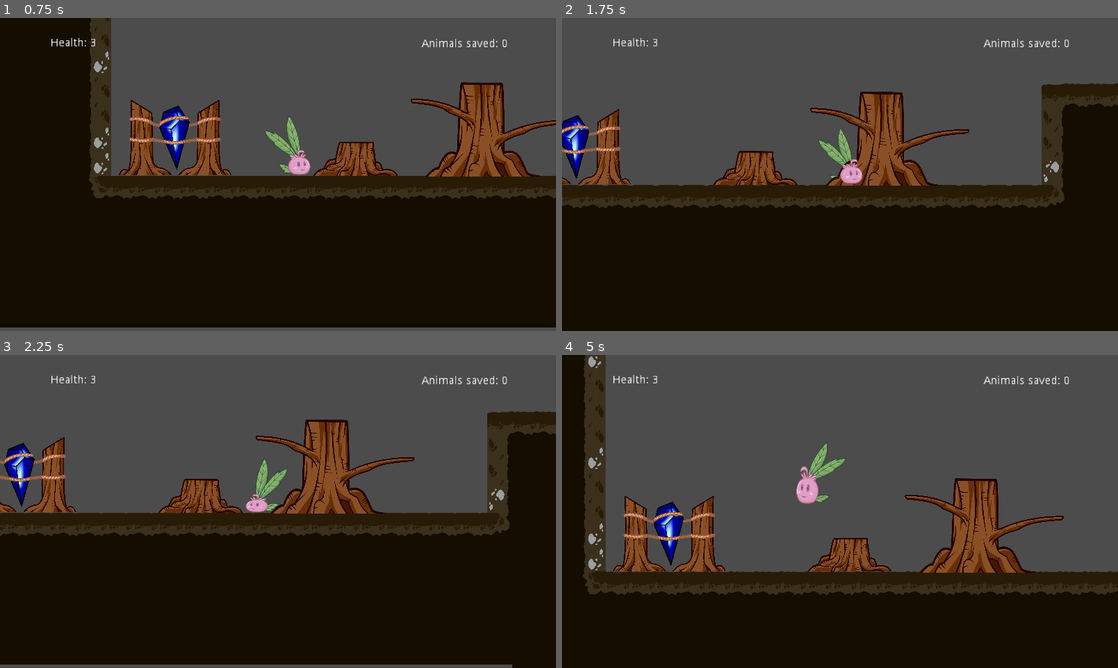
Above: before the commit, frames 1-4 (two rows, left to right).
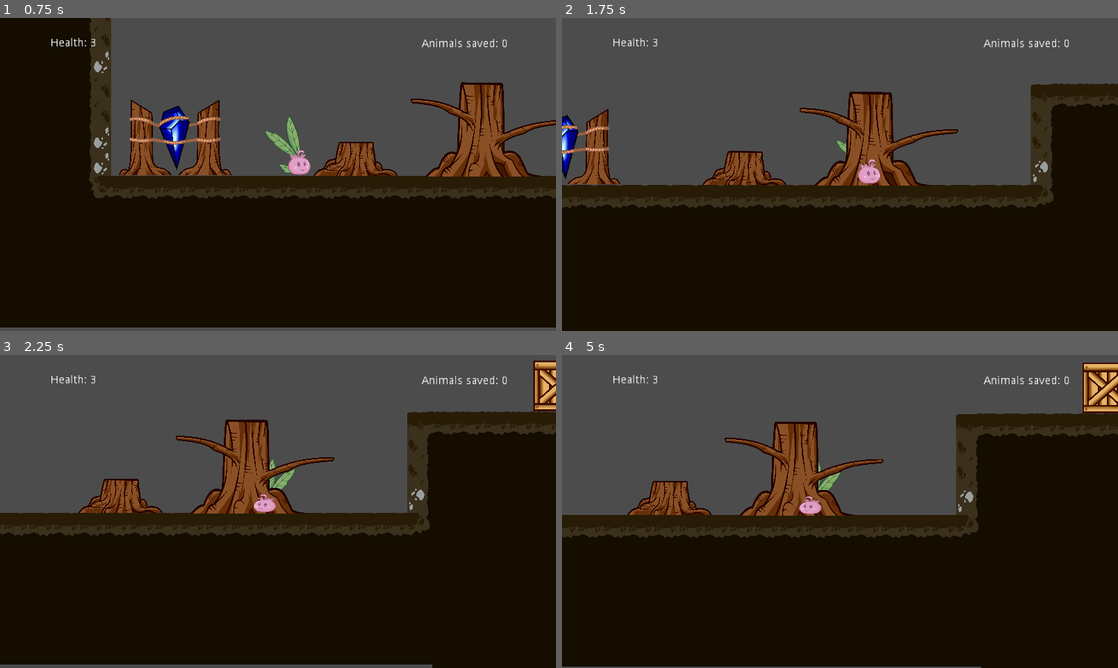
Above: after the commit, the same moments.

Repository: DamianKoch1/OnionsAdventure
Game: Godot game, scene res://Levels/Level 1.tscn
Two runs of this game, one before a commit and one after it. Both use one fixed random seed, a clock stepped at 60 frames per second and the inputs below. The project has no main scene, so this scene is started directly. The engine's default icon, where the game draws it, is replaced by a stand-in: a white triangle on a blue panel in a dark square.
Inputs:
- Up to frame 1 (0.75 s): hold Right (ui_right) from 0.53 s (still down); tap E (push) at 0.6 s
- Up to frame 2 (1.75 s): keep holding Right (ui_right); tap Space (jump) at 0.77, 1.52 s; tap E (push) at 1.35 s
- Up to frame 3 (2.25 s): release Right (ui_right) at 2.03 s; hold Left (ui_left) from 2.03 s (still down); tap E (push) at 2.1 s
- Up to frame 4 (5 s): release Left (ui_left) at 2.78 s; hold Right (ui_right) 2.78-4.28 s; tap E (push) at 2.85, 3.6, 4.35 s; tap Space (jump) at 3.02, 3.77, 4.52 s; hold Left (ui_left) from 4.28 s (still down)

Frame 1 is identical in both runs. In frame 2, 8.2% of the frame differs, in the area x 0-100%, y 20-61%; in frame 3, 17%; in frame 4, 39%, in the area x 0-100%, y 0-100%.

Commit message:
started adding missing collision shapes

Diff:
--- a/Levels/Level 1.tscn
+++ b/Levels/Level 1.tscn
@@ -19,6 +19,101 @@
 [ext_resource path="res://Assets/Stones/asset_stone_large_2.png" type="Texture" id=17]
 [ext_resource path="res://Assets/Stones/asset_stone_inamovable_3.png" type="Texture" id=18]
 [ext_resource path="res://Assets/Stones/asset_stone_gate_runes_2.png" type="Texture" id=19]
+
+[sub_resource type="RectangleShape2D" id=3]
+
+custom_solver_bias = 0.0
+extents = Vector2( 10, 10.4221 )
+
+[sub_resource type="RectangleShape2D" id=4]
+
+custom_solver_bias = 0.0
+extents = Vector2( 10, 11.7569 )
+
+[sub_resource type="RectangleShape2D" id=5]
+
+custom_solver_bias = 0.0
+extents = Vector2( 10, 10 )
+
+[sub_resource type="RectangleShape2D" id=6]
+
+custom_solver_bias = 0.0
+extents = Vector2( 1286.74, 12.0929 )
+
+[sub_resource type="RectangleShape2D" id=7]
+
+custom_solver_bias = 0.0
+extents = Vector2( 10, 11.4254 )
+
+[sub_resource type="RectangleShape2D" id=8]
+
+custom_solver_bias = 0.0
+extents = Vector2( 9.38898, 14.1547 )
+
+[sub_resource type="RectangleShape2D" id=9]
+
+custom_solver_bias = 0.0
+extents = Vector2( 10, 12.1068 )
+
+[sub_resource type="RectangleShape2D" id=10]
+
+custom_solver_bias = 0.0
+extents = Vector2( 1039.79, 10.3808 )
+
+[sub_resource type="RectangleShape2D" id=11]
+
+custom_solver_bias = 0.0
+extents = Vector2( 10, 10 )
+
+[sub_resource type="RectangleShape2D" id=12]
+
+custom_solver_bias = 0.0
+extents = Vector2( 10, 10 )
+
+[sub_resource type="RectangleShape2D" id=13]
+
+custom_solver_bias = 0.0
+extents = Vector2( 10, 10 )
+
+[sub_resource type="RectangleShape2D" id=14]
+
+custom_solver_bias = 0.0
+extents = Vector2( 10, 10 )
+
+[sub_resource type="RectangleShape2D" id=15]
+
+custom_solver_bias = 0.0
+extents = Vector2( 10, 10 )
+
+[sub_resource type="RectangleShape2D" id=16]
+
+custom_solver_bias = 0.0
+extents = Vector2( 10, 10 )
+
+[sub_resource type="RectangleShape2D" id=17]
+
+custom_solver_bias = 0.0
+extents = Vector2( 10, 10 )
+
+[sub_resource type="RectangleShape2D" id=18]
+
+custom_solver_bias = 0.0
+extents = Vector2( 10, 10 )
+
+[sub_resource type="RectangleShape2D" id=19]
+
+custom_solver_bias = 0.0
+extents = Vector2( 10, 10 )
+
+[sub_resource type="RectangleShape2D" id=20]
+
+custom_solver_bias = 0.0
+extents = Vector2( 10, 10 )
+
+[sub_resource type="RectangleShape2D" id=21]
+
+custom_solver_bias = 0.0
+extents = Vector2( 10, 10 )
 
 [sub_resource type="Animation" id=1]
 
@@ -82,6 +177,16 @@
 "values": [ 0.0, 90.0 ]
 }
 
+[sub_resource type="RectangleShape2D" id=22]
+
+custom_solver_bias = 0.0
+extents = Vector2( 10, 10 )
+
+[sub_resource type="RectangleShape2D" id=23]
+
+custom_solver_bias = 0.0
+extents = Vector2( 10, 10 )
+
 [node name="Level 1" index="0" instance=ExtResource( 1 )]
 
 _sections_unfolded = [ "Transform" ]
@@ -117,11 +222,12 @@
 
 [node name="CollisionPolygon2D" parent="stump s 1/StaticBody2D" index="0"]
 
-polygon = PoolVector2Array( 539.198, 0, 1437.86, 0, 1437.86, 718.93, 539.198, 718.93 )
+position = Vector2( 968.059, 385.87 )
+scale = Vector2( 40.5739, 37.2641 )
+shape = SubResource( 3 )
 
 [node name="stump m 1" parent="." index="6" instance=ExtResource( 2 )]
 
-editor/display_folded = true
 position = Vector2( 110, 10 )
 scale = Vector2( 0.0765978, 0.0959247 )
 texture = ExtResource( 4 )
@@ -129,7 +235,9 @@
 
 [node name="CollisionPolygon2D" parent="stump m 1/StaticBody2D" index="0"]
 
-polygon = PoolVector2Array( 593.753, 22.5327, 1235.71, 16.8995, 1348.59, 1244.93, 544.371, 1244.93 )
+position = Vector2( 920.722, 623.792 )
+scale = Vector2( 37.9731, 52.3931 )
+shape = SubResource( 4 )
 
 [node name="branch 1" parent="stump m 1" index="1" instance=ExtResource( 2 )]
 
@@ -143,7 +251,6 @@
 
 [node name="branch 2" parent="stump m 1" index="2" instance=ExtResource( 2 )]
 
-editor/display_folded = true
 position = Vector2( 1127.71, 494.169 )
 scale = Vector2( 1.16478, 0.930097 )
 texture = ExtResource( 6 )
@@ -151,7 +258,7 @@
 
 [node name="CollisionPolygon2D" parent="stump m 1/branch 2/StaticBody2D" index="0"]
 
-polygon = PoolVector2Array( 64.9871, 164.243, 146.805, 187.152, 277.713, 144.606, 441.349, 98.7884, 6 …(214 unchanged characters)…
+polygon = PoolVector2Array( 64.9871, 164.243, 143.026, 162.142, 277.713, 144.606, 441.349, 98.7884, 6 …(214 unchanged characters)…
 
 [node name="Box" parent="." index="7" instance=ExtResource( 7 )]
 
@@ -164,13 +271,11 @@
 scale = Vector2( 0.0765978, 0.0959247 )
 texture = ExtResource( 4 )
 
-[node name="StaticBody2D" parent="stump m 2" index="0"]
-
-editor/display_folded = true
-
 [node name="CollisionPolygon2D" parent="stump m 2/StaticBody2D" index="0"]
 
-polygon = PoolVector2Array( 593.753, 22.5327, 1235.71, 16.8995, 1348.59, 1244.93, 544.371, 1244.93 )
+position = Vector2( 918.803, 625.194 )
+scale = Vector2( 37.0935, 62.6349 )
+shape = SubResource( 5 )
 
 [node name="branch 1" parent="stump m 2" index="1" instance=ExtResource( 2 )]
 
@@ -209,14 +314,15 @@
 
 [node name="stump m 3" parent="." index="13" instance=ExtResource( 2 )]
 
-editor/display_folded = true
 position = Vector2( 2270.53, -51.8474 )
 scale = Vector2( 0.0765978, 0.0959247 )
 texture = ExtResource( 4 )
 
 [node name="CollisionPolygon2D" parent="stump m 3/StaticBody2D" index="0"]
 
-polygon = PoolVector2Array( 593.753, 22.5327, 1235.71, 16.8995, 1348.59, 1244.93, 544.371, 1244.93 )
+position = Vector2( 915.184, 629.885 )
+scale = Vector2( 0.290414, 52.122 )
+shape = SubResource( 6 )
 
 [node name="Box2" parent="." index="14" instance=ExtResource( 7 )]
 
@@ -248,13 +354,32 @@
 scale = Vector2( 1.16478, 0.930097 )
 texture = ExtResource( 6 )
 
+[node name="StaticBody2D" parent="stump m 4/branch 2" index="0"]
+
+editor/display_folded = true
+
 [node name="CollisionPolygon2D" parent="stump m 4/branch 2/StaticBody2D" index="0"]
 
-polygon = PoolVector2Array( 64.9871, 164.243, 146.805, 187.152, 277.713, 144.606, 441.349, 98.7884, 65 …(213 unchanged characters)…
+polygon = PoolVector2Array( 64.9871, 164.243, 116.551, 163.18, 277.713, 144.606, 441.349, 98.7884, 65 …(213 unchanged characters)…
+
+[node name="StaticBody2D2" type="StaticBody2D" parent="stump m 4" index="3"]
+
+input_pickable = false
+collision_layer = 1
+collision_mask = 1
+constant_linear_velocity = Vector2( 0, 0 )
+constant_angular_velocity = 0.0
+friction = 1.0
+bounce = 0.0
+
+[node name="CollisionShape2D" type="CollisionShape2D" parent="stump m 4/StaticBody2D2" index="0"]
+
+position = Vector2( 921.726, 621.795 )
+scale = Vector2( 37.0807, 54.671 )
+shape = SubResource( 7 )
 
 [node name="stump m 5" parent="." index="16" instance=ExtResource( 2 )]
 
-editor/display_folded = true
 position = Vector2( 2222.72, 238.87 )
 scale = Vector2( 0.0765978, 0.0959247 )
 texture = ExtResource( 4 )
@@ -278,7 +403,23 @@
 
 [node name="CollisionPolygon2D" parent="stump m 5/branch 2/StaticBody2D" index="0"]
 
-polygon = PoolVector2Array( 64.9871, 164.243, 146.805, 187.152, 277.713, 144.606, 441.349, 98.7884, 65 …(213 unchanged characters)…
+polygon = PoolVector2Array( 64.9871, 164.243, 131.336, 156.634, 277.713, 144.606, 441.349, 98.7884, 65 …(213 unchanged characters)…
+
+[node name="StaticBody2D2" type="StaticBody2D" parent="stump m 5" index="3"]
+
+input_pickable = false
+collision_layer = 1
+collision_mask = 1
+constant_linear_velocity = Vector2( 0, 0 )
+constant_angular_velocity = 0.0
+friction = 1.0
+bounce = 0.0
+
+[node name="CollisionShape2D" type="CollisionShape2D" parent="stump m 5/StaticBody2D2" index="0"]
+
+position = Vector2( 922.405, 625.365 )
+scale = Vector2( 40.4064, 45.0663 )
+shape = SubResource( 8 )
 
 [node name="Ladder2" parent="." index="17" instance=ExtResource( 9 )]
 
@@ -292,18 +433,18 @@
 
 [node name="stump s 2" parent="." index="18" instance=ExtResource( 2 )]
 
-editor/display_folded = true
 position = Vector2( 2878.52, 152.607 )
 scale = Vector2( 0.0556382, 0.0574858 )
 texture = ExtResource( 3 )
 
 [node name="CollisionPolygon2D" parent="stump s 2/StaticBody2D" index="0"]
 
-polygon = PoolVector2Array( 539.198, 0, 1437.86, 0, 1437.86, 718.93, 539.198, 718.93 )
+position = Vector2( 963.844, 373.659 )
+scale = Vector2( 41.8148, 31.1027 )
+shape = SubResource( 9 )
 
 [node name="stump m 6" parent="." index="19" instance=ExtResource( 2 )]
 
-editor/display_folded = true
 position = Vector2( 3051.99, 76.3321 )
 scale = Vector2( 0.0765978, 0.0959247 )
 texture = ExtResource( 4 )
@@ -320,18 +461,19 @@
 
 [node name="CollisionPolygon2D" parent="stump m 6/StaticBody2D" index="0"]
 
-polygon = PoolVector2Array( 593.753, 22.5327, 1235.71, 16.8995, 1348.59, 1244.93, 544.371, 1244.93 )
+position = Vector2( 929.809, 626.909 )
+scale = Vector2( 0.338847, 60.4613 )
+shape = SubResource( 10 )
 
 [node name="branch 2" parent="stump m 6" index="2" instance=ExtResource( 2 )]
 
-editor/display_folded = true
 position = Vector2( 1127.71, 494.169 )
 scale = Vector2( 1.16478, 0.930097 )
 texture = ExtResource( 6 )
 
 [node name="CollisionPolygon2D" parent="stump m 6/branch 2/StaticBody2D" index="0"]
 
-polygon = PoolVector2Array( 64.9871, 164.243, 146.805, 187.152, 277.713, 144.606, 441.349, 98.7884, 65 …(213 unchanged characters)…
+polygon = PoolVector2Array( 64.9871, 164.243, 110.832, 165.37, 277.713, 144.606, 441.349, 98.7884, 65 …(213 unchanged characters)…
 
 [node name="Ladder3" parent="." index="20" instance=ExtResource( 9 )]
 
@@ -402,7 +544,6 @@
 
 [node name="stump m 7" parent="." index="31" instance=ExtResource( 2 )]
 
-editor/display_folded = true
 position = Vector2( 5030, 200 )
 scale = Vector2( 0.0765978, 0.0959247 )
 texture = ExtResource( 4 )
@@ -419,7 +560,9 @@
 
 [node name="CollisionPolygon2D" parent="stump m 7/StaticBody2D" index="0"]
 
-polygon = PoolVector2Array( 593.753, 22.5327, 1235.71, 16.8995, 1348.59, 1244.93, 544.371, 1244.93 )
+position = Vector2( 919.517, 638.102 )
+scale = Vector2( 37.2972, 63.2283 )
+shape = SubResource( 11 )
 
 [node name="Trap3" parent="." index="32" instance=ExtResource( 12 )]
 
@@ -475,18 +618,18 @@
 
 [node name="stump s 3" parent="." index="39" instance=ExtResource( 2 )]
 
-editor/display_folded = true
 position = Vector2( 6114.59, 60 )
 scale = Vector2( 0.0556382, 0.0574858 )
 texture = ExtResource( 3 )
 
 [node name="CollisionPolygon2D" parent="stump s 3/StaticBody2D" index="0"]
 
-polygon = PoolVector2Array( 539.198, 0, 1437.86, 0, 1437.86, 718.93, 539.198, 718.93 )
+position = Vector2( 964.492, 372.245 )
+scale = Vector2( 41.3763, 36.1495 )
+shape = SubResource( 12 )
 
 [node name="stump m 8" parent="." index="40" instance=ExtResource( 2 )]
 
-editor/display_folded = true
 position = Vector2( 6290, -20 )
 scale = Vector2( 0.0765978, 0.0959247 )
 texture = ExtResource( 4 )
@@ -503,7 +646,9 @@
 
 [node name="CollisionPolygon2D" parent="stump m 8/StaticBody2D" index="0"]
 
-polygon = PoolVector2Array( 593.753, 22.5327, 1235.71, 16.8995, 1348.59, 1244.93, 544.371, 1244.93 )
+position = Vector2( 919.5, 627.036 )
+scale = Vector2( 37.2019, 61.7479 )
+shape = SubResource( 13 )
 
 [node name="Trap4" parent="." index="41" instance=ExtResource( 12 )]
 
@@ -511,18 +656,18 @@
 
 [node name="stump s 4" parent="." index="42" instance=ExtResource( 2 )]
 
-editor/display_folded = true
 position = Vector2( 6570, 60 )
 scale = Vector2( 0.0556382, 0.0574858 )
 texture = ExtResource( 3 )
 
 [node name="CollisionPolygon2D" parent="stump s 4/StaticBody2D" index="0"]
 
-polygon = PoolVector2Array( 539.198, 0, 1437.86, 0, 1437.86, 718.93, 539.198, 718.93 )
+position = Vector2( 956.774, 377.216 )
+scale = Vector2( 40.9742, 37.5089 )
+shape = SubResource( 14 )
 
 [node name="stump m 9" parent="." index="43" instance=ExtResource( 2 )]
 
-editor/display_folded = true
 position = Vector2( 6730, -20 )
 scale = Vector2( 0.0765978, 0.0959247 )
 texture = ExtResource( 4 )
@@ -539,18 +684,19 @@
 
 [node name="CollisionPolygon2D" parent="stump m 9/StaticBody2D" index="0"]
 
-polygon = PoolVector2Array( 593.753, 22.5327, 1235.71, 16.8995, 1348.59, 1244.93, 544.371, 1244.93 )
+position = Vector2( 916.157, 621.135 )
+scale = Vector2( 37.2976, 61.7949 )
+shape = SubResource( 15 )
 
 [node name="branch 2" parent="stump m 9" index="2" instance=ExtResource( 2 )]
 
-editor/display_folded = true
 position = Vector2( 1127.71, 494.169 )
 scale = Vector2( 1.16478, 0.930097 )
 texture = ExtResource( 6 )
 
 [node name="CollisionPolygon2D" parent="stump m 9/branch 2/StaticBody2D" index="0"]
 
-polygon = PoolVector2Array( 64.9871, 164.243, 146.805, 187.152, 277.713, 144.606, 441.349, 98.7884, 65 …(213 unchanged characters)…
+polygon = PoolVector2Array( 64.9871, 164.243, 115.438, 164.967, 277.713, 144.606, 441.349, 98.7884, 65 …(213 unchanged characters)…
 
 [node name="stump m 10" parent="." index="44" instance=ExtResource( 2 )]
 
@@ -571,18 +717,19 @@
 
 [node name="CollisionPolygon2D" parent="stump m 10/StaticBody2D" index="0"]
 
-polygon = PoolVector2Array( 593.753, 22.5327, 1235.71, 16.8995, 1348.59, 1244.93, 544.371, 1244.93 )
+position = Vector2( 922.225, 639.041 )
+scale = Vector2( 35.9964, 63.5492 )
+shape = SubResource( 16 )
 
 [node name="branch 2" parent="stump m 10" index="2" instance=ExtResource( 2 )]
 
-editor/display_folded = true
 position = Vector2( 1127.71, 494.169 )
 scale = Vector2( 1.16478, 0.930097 )
 texture = ExtResource( 6 )
 
 [node name="CollisionPolygon2D" parent="stump m 10/branch 2/StaticBody2D" index="0"]
 
-polygon = PoolVector2Array( 64.9871, 164.243, 146.805, 187.152, 277.713, 144.606, 441.349, 98.7884, 65 …(213 unchanged characters)…
+polygon = PoolVector2Array( 64.9871, 164.243, 108.875, 158.231, 277.713, 144.606, 441.349, 98.7884, 65 …(213 unchanged characters)…
 
 [node name="Box6" parent="." index="45" instance=ExtResource( 7 )]
 
@@ -739,14 +886,15 @@
 
 [node name="stump l" parent="." index="61" instance=ExtResource( 2 )]
 
-editor/display_folded = true
 position = Vector2( 8520, 150 )
 scale = Vector2( 0.0989583, 0.104806 )
 texture = ExtResource( 16 )
 
 [node name="CollisionPolygon2D" parent="stump l/StaticBody2D" index="0"]
 
-polygon = PoolVector2Array( 684.844, -6.47095, 1345.21, 12.1415, 1340.27, 1328.97, 1335.35, 1710.53, 665.125, 1701.22 )
+position = Vector2( 1003.5, 867.811 )
+scale = Vector2( 33.038, 85.858 )
+shape = SubResource( 17 )
 
 [node name="branch 1" parent="stump l" index="1" instance=ExtResource( 2 )]
 
@@ -761,25 +909,25 @@
 
 [node name="branch 2" parent="stump l" index="2" instance=ExtResource( 2 )]
 
-editor/display_folded = true
 position = Vector2( 1145.84, 852.611 )
 scale = Vector2( 0.901587, 0.851278 )
 texture = ExtResource( 6 )
 
 [node name="CollisionPolygon2D" parent="stump l/branch 2/StaticBody2D" index="0"]
 
-polygon = PoolVector2Array( 64.9871, 164.243, 146.805, 187.152, 277.713, 144.606, 441.349, 98.7884, 65 …(213 unchanged characters)…
+polygon = PoolVector2Array( 64.9871, 164.243, 142.961, 161.095, 277.713, 144.606, 441.349, 98.7884, 65 …(213 unchanged characters)…
 
 [node name="stump l 2" parent="." index="62" instance=ExtResource( 2 )]
 
-editor/display_folded = true
 position = Vector2( 8830, 150 )
 scale = Vector2( 0.0989583, 0.104806 )
 texture = ExtResource( 16 )
 
 [node name="CollisionPolygon2D" parent="stump l 2/StaticBody2D" index="0"]
 
-polygon = PoolVector2Array( 684.844, -6.47095, 1345.21, 12.1415, 1340.27, 1328.97, 1335.35, 1710.53, 665.125, 1701.22 )
+position = Vector2( 1002.3, 859.896 )
+scale = Vector2( 34.273, 86.1495 )
+shape = SubResource( 18 )
 
 [node name="branch 1" parent="stump l 2" index="1" instance=ExtResource( 2 )]
 
@@ -833,11 +981,16 @@
 
 [node name="stump l 3" parent="." index="65" instance=ExtResource( 2 )]
 
-editor/display_folded = true
 position = Vector2( 9434.01, 52.053 )
 scale = Vector2( 0.0989583, 0.104806 )
 texture = ExtResource( 16 )
 
+[node name="CollisionPolygon2D" parent="stump l 3/StaticBody2D" index="0"]
+
+position = Vector2( 1003.57, 883.485 )
+scale = Vector2( 33.5206, 88.1329 )
+shape = SubResource( 19 )
+
 [node name="Ladder8" parent="." index="66" instance=ExtResource( 9 )]
 
 editor/display_folded = true
@@ -914,7 +1067,6 @@
 
 [node name="stump m 11" parent="." index="72" instance=ExtResource( 2 )]
 
-editor/display_folded = true
 position = Vector2( 10446.3, 79.9243 )
 scale = Vector2( 0.0765978, 0.0959247 )
 texture = ExtResource( 4 )
@@ -925,13 +1077,59 @@
 position = Vector2( -310.711, 392.373 )
 texture = ExtResource( 5 )
 
+[node name="StaticBody2D2" type="StaticBody2D" parent="stump m 11/Ast 1" index="1"]
+
+input_pickable = false
+collision_layer = 1
+collision_mask = 1
+constant_linear_velocity = Vector2( 0, 0 )
+constant_angular_velocity = 0.0
+friction = 1.0
+bounce = 0.0
+
+[node name="CollisionPolygon2D" type="CollisionPolygon2D" parent="stump m 11/Ast 1/StaticBody2D2" index="0"]
+
+build_mode = 0
+polygon = PoolVector2Array( 964.406, 196.287, 873.109, 147.079, 656.281, 85.1135, 320.766, 19.5029, 21.7969, 4.92261, 8.07813, 34.083, 33.2031, 55.9532, 204.375, 72.356, 535.313, 130.677, 706.5, 212.69, 950.719, 307.461 )
+
 [node name="Ast 2" parent="stump m 11" index="2" instance=ExtResource( 2 )]
 
-editor/display_folded = true
 position = Vector2( 1127.71, 494.169 )
 scale = Vector2( 1.16478, 0.930097 )
 texture = ExtResource( 6 )
 
+[node name="StaticBody2D2" type="StaticBody2D" parent="stump m 11/Ast 2" index="1"]
+
+input_pickable = false
+collision_layer = 1
+collision_mask = 1
+constant_linear_velocity = Vector2( 0, 0 )
+constant_angular_velocity = 0.0
+friction = 1.0
+bounce = 0.0
+
+[node name="CollisionPolygon2D" type="CollisionPolygon2D" parent="stump m 11/Ast 2/StaticBody2D2" index="0"]
+
+build_mode = 0
+polygon = PoolVector2Array( 49.5859, 207.405, 102.5, 189.77, 253.375, 144.702, 427.766, 87.8762, 719.734, 27.1318, 1066.56, 15.375, 1050.89, 54.5649, 729.523, 91.7953, 478.719, 172.135, 239.656, 262.271, 84.8672, 348.489 )
+
+[node name="StaticBody2D2" type="StaticBody2D" parent="stump m 11" index="3"]
+
+editor/display_folded = true
+input_pickable = false
+collision_layer = 1
+collision_mask = 1
+constant_linear_velocity = Vector2( 0, 0 )
+constant_angular_velocity = 0.0
+friction = 1.0
+bounce = 0.0
+
+[node name="CollisionShape2D" type="CollisionShape2D" parent="stump m 11/StaticBody2D2" index="0"]
+
+position = Vector2( 922.809, 644.632 )
+scale = Vector2( 36.9002, 64.1315 )
+shape = SubResource( 20 )
+
 [node name="thornbush9" parent="." index="73" instance=ExtResource( 14 )]
 
 editor/display_folded = true
@@ -958,7 +1156,6 @@
 
 [node name="thornbush10" parent="." index="75" instance=ExtResource( 2 )]
 
-editor/display_folded = true
 position = Vector2( 10967.6, 177.074 )
 scale = Vector2( 0.0765978, 0.0959247 )
 texture = ExtResource( 4 )
@@ -969,17 +1166,52 @@
 position = Vector2( -310.711, 392.373 )
 texture = ExtResource( 5 )
 
+[node name="StaticBody2D2" type="StaticBody2D" parent="thornbush10/Ast 1" index="1"]
+
+input_pickable = false
+collision_layer = 1
+collision_mask = 1
+constant_linear_velocity = Vector2( 0, 0 )
+constant_angular_velocity = 0.0
+friction = 1.0
+bounce = 0.0
+
+[node name="CollisionPolygon2D" type="CollisionPolygon2D" parent="thornbush10/Ast 1/StaticBody2D2" index="0"]
+
+build_mode = 0
+polygon = PoolVector2Array( 891.609, 283.358, 881.5, 152.096, 648.844, 87.4753, 335.25, 24.8735, 49.4688, 4.67944, 11.5469, 4.67944, 16.6094, 53.1453, 122.813, 67.2813, 406.063, 99.5918, 615.953, 182.388 )
+
+[node name="StaticBody2D" parent="thornbush10" index="1"]
+
+editor/display_folded = true
+
 [node name="CollisionPolygon2D" parent="thornbush10/StaticBody2D" index="0"]
 
-polygon = PoolVector2Array( 593.753, 22.5327, 1235.71, 16.8995, 1348.59, 1244.93, 544.371, 1244.93 )
+position = Vector2( 918.202, 656.477 )
+scale = Vector2( 36.9021, 64.8253 )
+shape = SubResource( 21 )
 
 [node name="Ast 2" parent="thornbush10" index="2" instance=ExtResource( 2 )]
 
-editor/display_folded = true
 position = Vector2( 1127.71, 494.169 )
 scale = Vector2( 1.16478, 0.930097 )
 texture = ExtResource( 6 )
 
+[node name="StaticBody2D2" type="StaticBody2D" parent="thornbush10/Ast 2" index="1"]
+
+input_pickable = false
+collision_layer = 1
+collision_mask = 1
+constant_linear_velocity = Vector2( 0, 0 )
+constant_angular_velocity = 0.0
+friction = 1.0
+bounce = 0.0
+
+[node name="CollisionPolygon2D" type="CollisionPolygon2D" parent="thornbush10/Ast 2/StaticBody2D2" index="0"]
+
+build_mode = 0
+polygon = PoolVector2Array( 91.1328, 175.361, 327.367, 119.216, 561.859, 54.0808, 800.68, 12.8284, 1063.4, 6.31494, 1048.2, 49.7385, 883.188, 69.2791, 635.672, 104.018, 440.266, 190.865, 164.531, 299.425, 82.0234, 347.191 )
+
 [node name="Trap12" parent="." index="76" instance=ExtResource( 12 )]
 
 editor/display_folded = true
@@ -1005,25 +1237,68 @@
 
 [node name="stump l 4" parent="." index="79" instance=ExtResource( 2 )]
 
-editor/display_folded = true
 position = Vector2( 11276.5, 116.96 )
 scale = Vector2( 0.0989583, 0.104806 )
 texture = ExtResource( 16 )
 
 [node name="Ast 3" parent="stump l 4" index="1" instance=ExtResource( 2 )]
 
-editor/display_folded = true
 position = Vector2( 27.5156, 447.684 )
 scale = Vector2( 0.774041, 0.915257 )
 texture = ExtResource( 5 )
 
+[node name="StaticBody2D2" type="StaticBody2D" parent="stump l 4/Ast 3" index="1"]
+
+input_pickable = false
+collision_layer = 1
+collision_mask = 1
+constant_linear_velocity = Vector2( 0, 0 )
+constant_angular_velocity = 0.0
+friction = 1.0
+bounce = 0.0
+
+[node name="CollisionPolygon2D" type="CollisionPolygon2D" parent="stump l 4/Ast 3/StaticBody2D2" index="0"]
+
+build_mode = 0
+polygon = PoolVector2Array( 871.859, 284.229, 875.297, 157.86, 589.75, 67.2035, 242.281, 9.51306, 18.6719, 4.0188, 35.8594, 53.4677, 201, 75.4449, 510.625, 124.894, 672.313, 196.32 )
+
 [node name="Ast 4" parent="stump l 4" index="2" instance=ExtResource( 2 )]
 
-editor/display_folded = true
 position = Vector2( 1145.84, 852.611 )
 scale = Vector2( 0.901587, 0.851278 )
 texture = ExtResource( 6 )
 
+[node name="StaticBody2D2" type="StaticBody2D" parent="stump l 4/Ast 4" index="1"]
+
+input_pickable = false
+collision_layer = 1
+collision_mask = 1
+constant_linear_velocity = Vector2( 0, 0 )
+constant_angular_velocity = 0.0
+friction = 1.0
+bounce = 0.0
+
+[node name="CollisionPolygon2D" type="CollisionPolygon2D" parent="stump l 4/Ast 4/StaticBody2D2" index="0"]
+
+build_mode = 0
+polygon = PoolVector2Array( 154.391, 305.868, 175.938, 143.23, 448.313, 80.5259, 722.523, 27.3701, 1062.47, 6.62183, 1052.91, 48.1184, 610.383, 107.153, 458.109, 184.379 )
+
+[node name="StaticBody2D2" type="StaticBody2D" parent="stump l 4" index="3"]
+
+input_pickable = false
+collision_layer = 1
+collision_mask = 1
+constant_linear_velocity = Vector2( 0, 0 )
+constant_angular_velocity = 0.0
+friction = 1.0
+bounce = 0.0
+
+[node name="CollisionShape2D" type="CollisionShape2D" parent="stump l 4/StaticBody2D2" index="0"]
+
+position = Vector2( 999.944, 875.041 )
+scale = Vector2( 33.1696, 87.1565 )
+shape = SubResource( 22 )
+
 [node name="Box9" parent="." index="80" instance=ExtResource( 7 )]
 
 position = Vector2( 11800, 100 )
@@ -1044,10 +1319,25 @@
 
 [node name="stump l 5" parent="." index="84" instance=ExtResource( 2 )]
 
-editor/display_folded = true
 position = Vector2( 12319, -46.0279 )
 scale = Vector2( 0.0989583, 0.104806 )
 texture = ExtResource( 16 )
+
+[node name="StaticBody2D2" type="StaticBody2D" parent="stump l 5" index="1"]
+
+input_pickable = false
+collision_layer = 1
+collision_mask = 1
+constant_linear_velocity = Vector2( 0, 0 )
+constant_angular_velocity = 0.0
+friction = 1.0
+bounce = 0.0
+
+[node name="CollisionShape2D" type="CollisionShape2D" parent="stump l 5/StaticBody2D2" index="0"]
+
+position = Vector2( 1003.35, 870.349 )
+scale = Vector2( 33.5284, 86.7346 )
+shape = SubResource( 23 )
 
 [node name="Ladder11" parent="." index="85" instance=ExtResource( 9 )]
 
@@ -1122,6 +1412,7 @@
 [editable path="stump l 2/branch 2"]
 [editable path="stone"]
 [editable path="stone2"]
+[editable path="stump l 3"]
 [editable path="Ladder8"]
 [editable path="thornbush7"]
 [editable path="thornbush8"]
Not shown: 1 places in Levels/Level 1.tscn that only renumber resources
